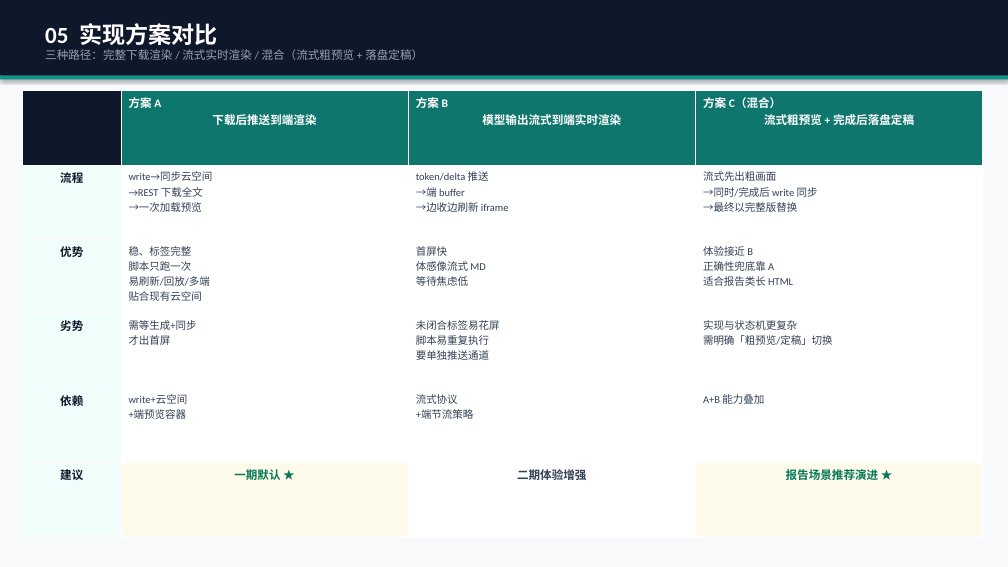
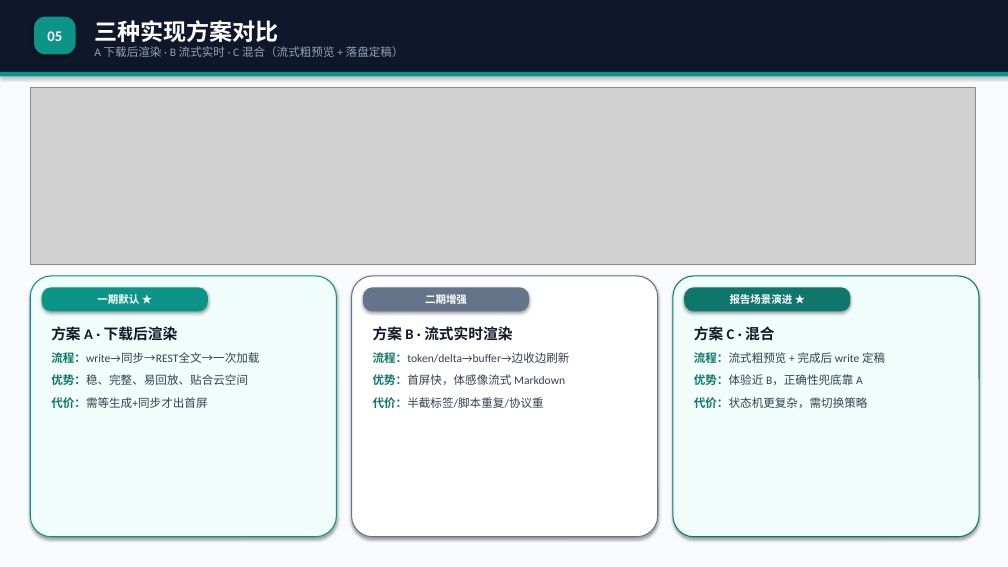
Before and after one commit to Lizzy67/leetcode, a slide deck: slide 6 of docs/agent_html_preview_proposal.pptx. Drawn at 1008x567 pixels with LibreOffice and Linux fonts; fonts in the diff are those of the drawing; grey boxes stand for pictures. Boxes give left, top, right and bottom in pixels: in the first picture for what was removed or moved away, otherwise in the second. Text is boxed around its words. In the diff, an @@ line names an element or a change of style, - is before the commit and + after.

```diff
--- a/docs/agent_html_preview_proposal.pptx
+++ b/docs/agent_html_preview_proposal.pptx
@@ rectangle: place and size @@
-rectangle at [0, 0, 1008, 76]
+rectangle at [0, 0, 1008, 72]
@@ rounded rectangle added at [34, 17, 76, 54], fill #0D9488, 14 pt, text #FFFFFF, bold @@
+05
@@ text at [94, 20, 404, 57]: text changed @@
-05 实现方案对比
-三种路径：完整下载渲染 / 流式实时渲染 / 混合（流式粗预览 + 落盘定稿）
+三种实现方案对比
+A 下载后渲染 · B 流式实时 · C 混合（流式粗预览 + 落盘定稿）
@@ rectangle: place and size @@
-rectangle at [0, 76, 1008, 79]
+rectangle at [0, 72, 1008, 76]
@@ picture added at [30, 87, 975, 265] @@
@@ table removed at [23, 91, 983, 537], 6 rows, 4 columns @@
- | 方案 A 下载后推送到端渲染 | 方案 B 模型输出流式到端实时渲染 | 方案 C（混合） 流式粗预览 + 完成后落盘定稿
-流程 | write→同步云空间 →REST 下载全文 →一次加载预览 | token/delta 推送 →端 buffer →边收边刷新 iframe | 流式先出粗画面 →同时/完成后 write 同步 →最终以完整版替换
-优势 | 稳、标签完整 脚本只跑一次 易刷新/回放/多端 贴合现有云空间 | 首屏快 体感像流式 MD 等待焦虑低 | 体验接近 B 正确性兜底靠 A 适合报告类长 HTML
-劣势 | 需等生成+同步 才出首屏 | 未闭合标签易花屏 脚本易重复执行 要单独推送通道 | 实现与状态机更复杂 需明确「粗预览/定稿」切换
-依赖 | write+云空间 +端预览容器 | 流式协议 +端节流策略 | A+B 能力叠加
-建议 | 一期默认 ★ | 二期体验增强 | 报告场景推荐演进 ★
@@ rounded rectangle added at [30, 276, 337, 537], fill #F0FDFA, outline #0D9488 1 pt @@
@@ rounded rectangle added at [42, 287, 208, 312], fill #0D9488, 10 pt, text #FFFFFF, bold @@
+一期默认 ★
@@ rounded rectangle added at [352, 276, 658, 537], fill #FFFFFF, outline #64748B 1 pt @@
@@ rounded rectangle added at [363, 287, 529, 312], fill #64748B, 10 pt, text #FFFFFF, bold @@
+二期增强
@@ rounded rectangle added at [673, 276, 979, 537], fill #F0FDFA, outline #0F766E 1 pt @@
@@ rounded rectangle added at [684, 287, 851, 312], fill #0F766E, 10 pt, text #FFFFFF, bold @@
+报告场景演进 ★
@@ text added at [51, 326, 259, 408], 11 pt, text #334155 @@
+方案 A · 下载后渲染
+流程：write→同步→REST全文→一次加载
+优势：稳、完整、易回放、贴合云空间
+代价：需等生成+同步才出首屏
@@ text added at [373, 326, 570, 408], 11 pt, text #334155 @@
+方案 B · 流式实时渲染
+流程：token/delta→buffer→边收边刷新
+优势：首屏快，体感像流式 Markdown
+代价：半截标签/脚本重复/协议重
@@ text added at [694, 326, 885, 408], 11 pt, text #334155 @@
+方案 C · 混合
+流程：流式粗预览 + 完成后 write 定稿
+优势：体验近 B，正确性兜底靠 A
+代价：状态机更复杂，需切换策略
```
Also in this commit, not shown: 7 other slides changed, 5 other files.
